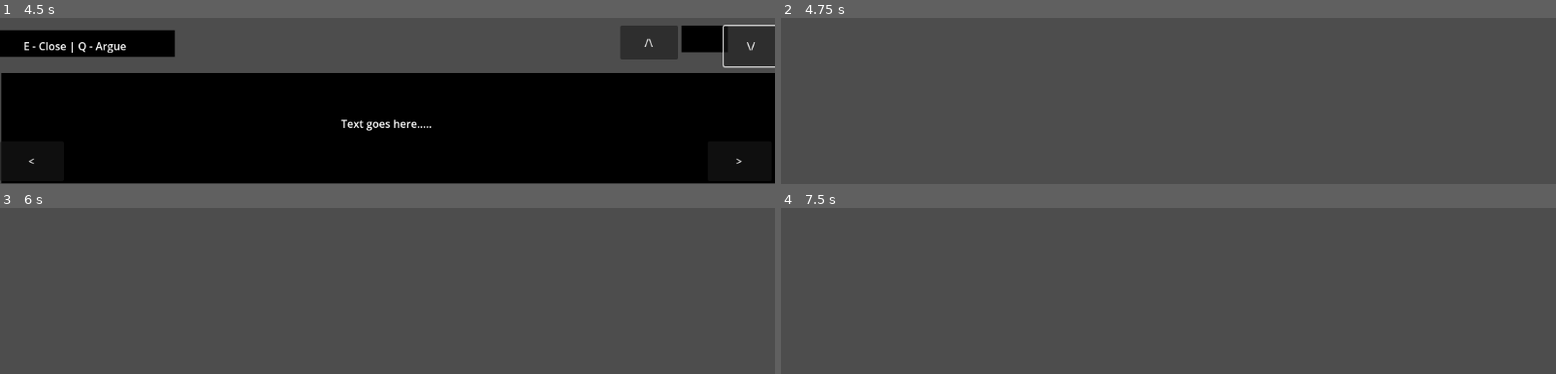
Above: before the commit, frames 1-4 (two rows, left to right).
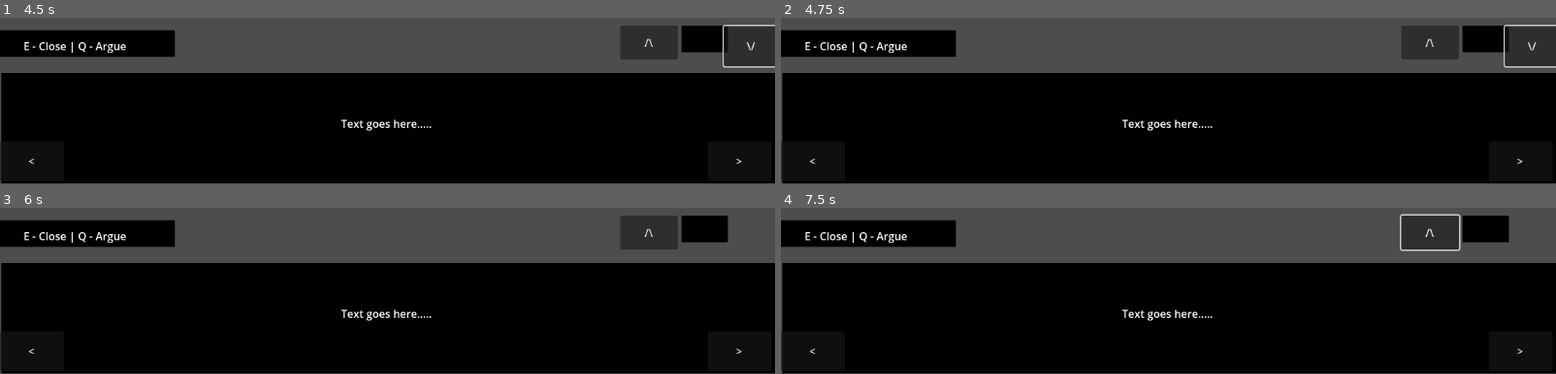
Above: after the commit, the same moments.

Repository: williby16/conspiracy
Game: Godot game, scene res://things/chat_screen.tscn
Two runs of this game, one before a commit and one after it. Both use one fixed random seed, a clock stepped at 60 frames per second and the inputs below. The project has no main scene, so this scene is started directly.
Inputs (mouse positions are in pixels of both pictures, inside the frame that each line leads up to):
- Up to frame 1 (4.5 s): click ">" at 0.5 s; click "<" at 1.25 s; click "/\" at 2 s; click "\/" at 2.75 s; tap Enter at 3.5 s; move the mouse to (outside the picture) at 3.52 s; hold Right (right) 3.53-4.28 s; hold A (A) 3.53-4.28 s; tap D (D) at 3.8, 4.35 s; tap Space (space) at 4.25 s; move the mouse to (outside the picture) at 4.27 s; hold Down (down) from 4.28 s (still down)
- Up to frame 2 (4.75 s): keep holding Down (down); tap E (E) at 4.55 s
- Up to frame 3 (6 s): tap Enter at 5 s; move the mouse to (outside the picture) at 5.02 s; release Down (down) at 5.03 s; hold Right (right) 5.03-5.78 s; tap E (E) at 5.1 s; tap Q (Q) at 5.3, 5.85 s; tap Space (space) at 5.75 s; move the mouse to (348, 244) at 5.77 s; hold Up (ui_up) from 5.78 s (still down)
- Up to frame 4 (7.5 s): tap S (S) at 6.05 s; tap Enter at 6.5 s; move the mouse to (1401, 222) at 6.52 s; release Up (ui_up) at 6.53 s; hold S (S) 6.53-7.28 s; hold Left (left) from 6.53 s (still down); click (1401, 222) at 6.8 s; tap Space (space) at 7.25 s; move the mouse to (outside the picture) at 7.27 s; click (outside the picture) at 7.35 s

Frame 1 is identical in both runs. In frame 2, 74% of the frame differs, in the area x 0-100%, y 4-100%; in frame 3, 72%; in frame 4, 72%.
Error before the commit: Invalid call. Nonexistent function 'get_groups' in base 'Nil'. (res://Scripts/chat_screen.gd:50)
Error after the commit: Invalid call. Nonexistent function 'get_groups' in base 'Nil'. (res://Scripts/chat_screen.gd:54)

Commit message:
base done

Diff:
--- a/Scripts/chat_screen.gd
+++ b/Scripts/chat_screen.gd
@@ -1,8 +1,11 @@
 extends Node2D
 
 const argue_menu = preload("res://things/evidence_picker.tscn")
+const chat_bubble = preload("res://things/chat_bubble.tscn")
 
 var id : String;
+
+var player;
 
 var conversation = null
 
@@ -11,15 +14,44 @@
 var personObj = null;
 
 var arguing = false;
+var talking = false;
 
 var currConvo = []; # this will later be loaded from a save file (ex. abdeaa)
 var currIndex = 0;
 
+var currChatIndex;
+var thisBubble;
+
+var currReading;
+
+var myJSON;
+
 func set_person(person):
 	personObj = person;
 
+func run_conversation(convo): # should just have a list as input
+	player.inConvo = true;
+	currChatIndex = 0
+	# make chat_screen invisible
+	hide() # show()
+	# block inputs
+	talking = true;
+	# instantiate chat bubble
+	thisBubble = chat_bubble.instantiate();
+	thisBubble.get_child(1).clear() # get_child(1) should be text
+	thisBubble.get_child(1).append_text("[color=black]" + convo[0])
+	get_tree().root.get_child(0).add_child(thisBubble)
+	# run conversation
+	# Input on_lmb next text index
+	# on final, qeueu_free
+
 # Called when the node enters the scene tree for the first time.
 func _ready() -> void:
+	# moved from load_conversation, so we only do it once...
+	var file = FileAccess.open("res://things/dialouge_tree.json", FileAccess.READ)
+	var content = file.get_as_text()
+	myJSON = JSON.parse_string(content)
+	myJSON = myJSON[personObj.get_groups()[2]] # magic num should group for persons name
 	# idk why but it breaks if I dont return and set conversation
 	conversation = load_conversation("a")
 
@@ -27,6 +59,8 @@
 		# trigger first convo
 		currConvo.append("a") # LOAD FROM FILE # save to file when queue freed
 		# call this from first convo actuall
+		currReading = "a"
+		run_conversation(conversation["text"])
 		load_text(conversation["text"][currTxt]) # IF FIRST TIME LOADING TEXT, LOAD THE FIRST ONE!!!
 
 func load_text(txt : String):
@@ -44,10 +78,6 @@
 
 func load_conversation(ID):
 	#print(ID.get_groups())
-	var file = FileAccess.open("res://things/dialouge_tree.json", FileAccess.READ)
-	var content = file.get_as_text()
-	var myJSON = JSON.parse_string(content)
-	myJSON = myJSON[personObj.get_groups()[2]] # magic num should group for persons name
 	if currConvo.size() != 0:
 		currTxt = 0
 		conversation = myJSON[ID]
@@ -91,18 +121,29 @@
 func argue():
 	arguing = true;
 	var logic = get_parent().get_child(1); # SHOULD be logic world # maybe run this within
+	var x = logic.get_evidence_and_connections()
+	var y = x[0]
+	var z = x[1]
+	if z.size() == 0 and y.size() == 0:
+		arguing = false;
+		return
 	var this_menu = argue_menu.instantiate();
 	this_menu.logic = logic;
 	add_child(this_menu);
 
 func resolve_argue(results):
 	#print(results) # load in new conversation for results, then change group to proper npc group
-	if conversation["argue"][currTxt]["key"] == results:
+	if conversation["argue"][currTxt]["key"] == results and conversation["argue"][currTxt]["result"] not in currConvo:
 		currConvo.append(conversation["argue"][currTxt]["result"])
-		# update text for convo number
+		# update text for convo number # ? what lol
+		#print(currConvo)
+		#print(results) # should just be "b" or something
+		currReading = currConvo[-1]; # most recently added thing
+		run_conversation(myJSON[currReading]["text"])
 		# display confirm text
 	else:
 		pass
+		print("wha...?")
 		# play confused text
 	update_text()
 	stop_argue()
@@ -112,18 +153,33 @@
 	arguing = false;
 
 func _input(_event: InputEvent) -> void:
-	if Input.is_action_just_pressed("E"): # maybe?
-		queue_free();
-	if not arguing:
-		if Input.is_action_just_pressed("Q"):
-			argue()
-		if Input.is_action_just_pressed("left"):
-			_on_left_pressed();
-		if Input.is_action_just_pressed("right"):
-			_on_right_pressed();
-		if Input.is_action_just_pressed("up"):
-			_on_up_pressed();
-		if Input.is_action_just_pressed("down"):
-			_on_down_pressed();
-	elif arguing and Input.is_action_just_pressed("Q"):
-		stop_argue();
+	if not talking:
+		if Input.is_action_just_pressed("E"): # maybe?
+			player.inConvo = false; # just in queso
+			queue_free();
+		if not arguing:
+			if Input.is_action_just_pressed("Q"):
+				argue()
+			if Input.is_action_just_pressed("left"):
+				_on_left_pressed();
+			if Input.is_action_just_pressed("right"):
+				_on_right_pressed();
+			if Input.is_action_just_pressed("up"):
+				_on_up_pressed();
+			if Input.is_action_just_pressed("down"):
+				_on_down_pressed();
+		elif arguing and Input.is_action_just_pressed("Q"):
+			stop_argue();
+	elif Input.is_action_just_pressed("left_click") or Input.is_action_just_pressed("right_click"): # add enter too?
+		#(_event is InputEventKey and _event.pressed) or # took this out so its just mouse to block an error
+		if currChatIndex == myJSON[currReading]["text"].size()-1:
+			talking = false;
+			thisBubble.queue_free();
+			thisBubble = null;
+			show();
+			player.inConvo = false;
+			# error with it ending convo if you press e
+		else:
+			currChatIndex += 1;
+			thisBubble.get_child(1).clear() # get_child(1) should be text
+			thisBubble.get_child(1).append_text("[color=black]" + myJSON[currReading]["text"][currChatIndex])
--- a/project.godot
+++ b/project.godot
@@ -97,6 +97,11 @@
 "events": [Object(InputEventKey,"resource_local_to_scene":false,"resource_name":"","device":-1,"window_id":0,"alt_press …(195 unchanged characters)…
 ]
 }
+right_click={
+"deadzone": 0.2,
+"events": [Object(InputEventMouseButton,"resource_local_to_scene":false,"resource_name":"","device":-1,"window_id":0,"alt_pressed":false,"shift_pressed":false,"ctrl_pressed":false,"meta_pressed":false,"button_mask":2,"position":Vector2(658, 55),"global_position":Vector2(677, 151),"factor":1.0,"button_index":2,"canceled":false,"pressed":true,"double_click":false,"script":null)
+]
+}
 
 [layer_names]
 
--- /dev/null
+++ b/things/chat_bubble.tscn
@@ -0,0 +1,27 @@
+[gd_scene format=3 uid="uid://yrceguq5kgbr"]
+
+[node name="chat_bubble" type="Node2D"]
+
+[node name="ColorRect" type="ColorRect" parent="."]
+offset_left = -4.0
+offset_top = 522.0
+offset_right = 1157.0
+offset_bottom = 647.0
+
+[node name="text" type="RichTextLabel" parent="."]
+offset_left = -3.0
+offset_top = 526.0
+offset_right = 1159.0
+offset_bottom = 623.0
+bbcode_enabled = true
+text = "[color=black]"
+horizontal_alignment = 1
+vertical_alignment = 1
+
+[node name=">" type="RichTextLabel" parent="."]
+offset_left = 916.0
+offset_top = 619.0
+offset_right = 1159.0
+offset_bottom = 647.0
+bbcode_enabled = true
+text = "[color=black]press anything to continue >"
--- a/things/dialouge_tree.json
+++ b/things/dialouge_tree.json
@@ -2,7 +2,7 @@
 "a": {"text":["-- initial conversation --", "Hey newbie!", "ermh learn to code buddy", "welp thats all I have to say"],
       "argue":[{"key": "simpleMan", "result": "b"}]
     },
-"b": {"text": ["-- testing --"],
+"b": {"text": ["-- testing --", "test"],
       "argue":[]},
 "c": {"text": ["-- next test. ruhhh --", "hello"]},
 "d": {},
--- a/things/player_movement.gd
+++ b/things/player_movement.gd
@@ -33,6 +33,8 @@
 var rotateDir : int;
 var rotationSpeed = 10;
 
+var inConvo = false;
+
 # variables for poloroid mode
 @onready var prevCamPos = camera.position;
 @onready var prevCamRot = camera.rotation;
@@ -51,6 +53,7 @@
 	Input.set_mouse_mode(Input.MOUSE_MODE_VISIBLE)
 	var thisConvo = chat_screen.instantiate()
 	thisConvo.set_person(person)
+	thisConvo.player = self;
 	get_tree().root.get_child(0).add_child(thisConvo) # child of node3D
 
 func can_move():
@@ -102,7 +105,8 @@
 			currViewing = null;
 
 	# stop talking
-	if talking and not justTalked and Input.is_action_just_pressed("E"):
+	if talking and not justTalked and Input.is_action_just_pressed("E") and not inConvo: # dont stop talking IF in a special convo type
+		inConvo = true;
 		Input.set_mouse_mode(Input.MOUSE_MODE_CAPTURED)
 		talking = false;
 		justTalked = false;
